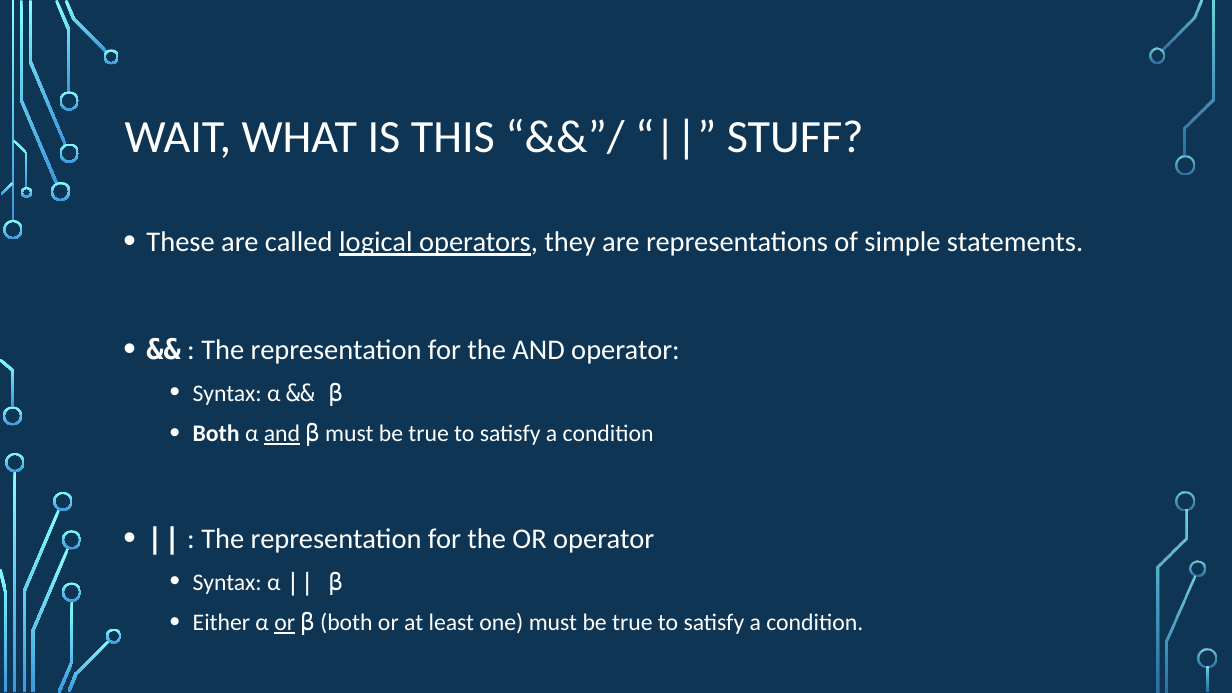
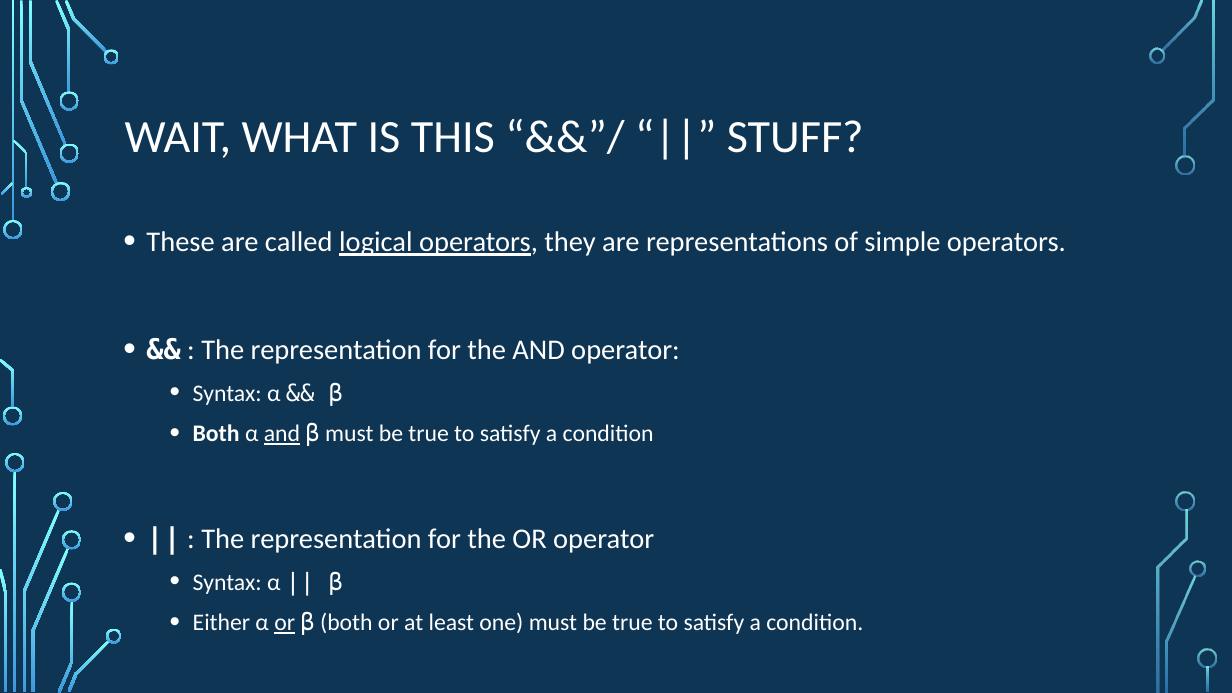
Before and after one commit to psypdt/ZIS_C-_Summer_Course_2019, a slide deck: slide 7 of Day_2/Day_2.pptx. Drawn at 1232x693 pixels with LibreOffice and Linux fonts; fonts in the diff are those of the drawing; background and template pictures are left out. Boxes give left, top, right and bottom in pixels: in the first picture for what was removed or moved away, otherwise in the second. Text is boxed around its words. In the diff, an @@ line names an element or a change of style, - is before the commit and + after.

```diff
--- a/Day_2/Day_2.pptx
+++ b/Day_2/Day_2.pptx
@@ text at bbox=[146, 231, 1066, 256]: text changed @@
-• These are called logical operators, they are representations of simple statements.
+• These are called logical operators, they are representations of simple operators.
```
Also in this commit, not shown: 17 other slides changed.
